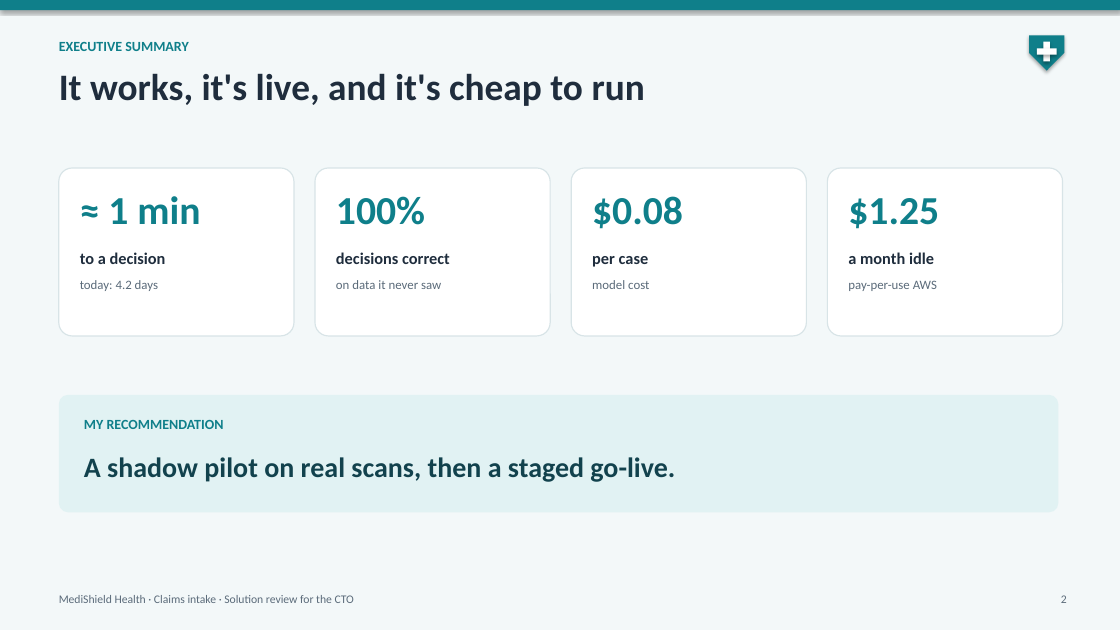
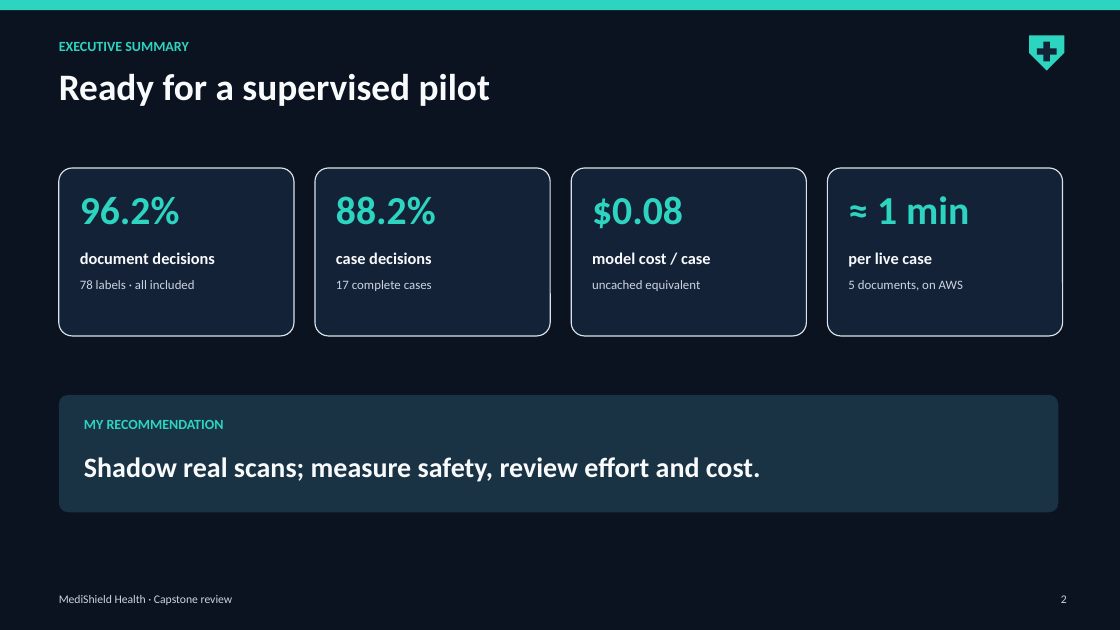
Before and after one commit to raghav010126/Capstone, a slide deck: slide 2 of docs/MediShield_capstone.pptx. Drawn at 1120x630 pixels with LibreOffice and Linux fonts; fonts in the diff are those of the drawing. Boxes give left, top, right and bottom in pixels: in the first picture for what was removed or moved away, otherwise in the second. Text is boxed around its words. In the diff, an @@ line names an element or a change of style, - is before the commit and + after.

Commit message:
Published evaluation re-run in OCR-first mode (as deployed): decisions identical to the pre-fix baseline, $0.08/case; docs and the dark deck's figures updated to match; deck kept as a finished file

```diff
--- a/docs/MediShield_capstone.pptx
+++ b/docs/MediShield_capstone.pptx
@@ background #F3F8F9 to #0B1220 @@
@@ rectangle at <box>0,0,1120,10</box>: fill #0F7F8A to #2DD4BF; shadow off @@
@@ pentagon arrow at <box>1029,35,1065,71</box>: fill #0F7F8A to #2DD4BF; shadow off @@
@@ rectangle at <box>1037,49,1057,55</box>: fill #FFFFFF to #142238; shadow off @@
@@ rectangle at <box>1044,42,1050,62</box>: fill #FFFFFF to #142238; shadow off @@
@@ text at <box>59,73,490,106</box>: text changed; text colour #1F2D3D to #F8FAFC @@
-It works, it's live, and it's cheap to run
+Ready for a supervised pilot
@@ fill #FFFFFF to #142238 in 4 elements at <box>59,168,294,336</box>, <box>315,168,550,336</box>, <box>571,168,807,336</box>, <box>828,168,1063,336</box> @@
@@ text at <box>80,196,180,225</box>: text changed; text colour #0F7F8A to #2DD4BF @@
-≈ 1 min
+96.2%
@@ text at <box>336,196,436,225</box>: text changed; text colour #0F7F8A to #2DD4BF @@
-100%
+88.2%
@@ text at <box>877,196,969,224</box>: text changed; text colour #0F7F8A to #2DD4BF @@
-$1.25
+≈ 1 min
@@ text at <box>80,252,214,264</box>: text changed; text colour #1F2D3D to #F8FAFC @@
-to a decision
+document decisions
@@ text at <box>336,252,432,264</box>: text changed; text colour #1F2D3D to #F8FAFC @@
-decisions correct
+case decisions
@@ text at <box>592,252,711,264</box>: text changed; text colour #1F2D3D to #F8FAFC @@
-per case
+model cost / case
@@ text at <box>848,252,932,267</box>: text changed; text colour #1F2D3D to #F8FAFC @@
-a month idle
+per live case
@@ text at <box>80,280,195,289</box>: text changed; text colour #5B6B7A to #CBD5E1 @@
-today: 4.2 days
+78 labels · all included
@@ text at <box>336,280,432,291</box>: text changed; text colour #5B6B7A to #CBD5E1 @@
-on data it never saw
+17 complete cases
@@ text at <box>592,280,700,291</box>: text changed; text colour #5B6B7A to #CBD5E1 @@
-model cost
+uncached equivalent
@@ text at <box>848,280,963,291</box>: text changed; text colour #5B6B7A to #CBD5E1 @@
-pay-per-use AWS
+5 documents, on AWS
@@ rounded rectangle at <box>59,395,1059,513</box>: fill #E1F2F3 to #193344 @@
@@ text colour #0F7F8A to #2DD4BF in 3 elements at <box>59,42,189,51</box>, <box>592,196,683,229</box>, <box>84,420,224,429</box> @@
@@ text at <box>84,457,761,482</box>: text changed; text colour #12424D to #F8FAFC @@
-A shadow pilot on real scans, then a staged go-live.
+Shadow real scans; measure safety, review effort and cost.
@@ text at <box>59,595,233,605</box>: text changed; text colour #5B6B7A to #CBD5E1 @@
-MediShield Health · Claims intake · Solution review for the CTO
+MediShield Health · Capstone review
@@ text "2" at <box>1061,595,1067,603</box>: text colour #5B6B7A to #CBD5E1 @@
```
Also in this commit, not shown: 9 other slides changed, 2 slides added, 2 slides removed, 15 other files.
